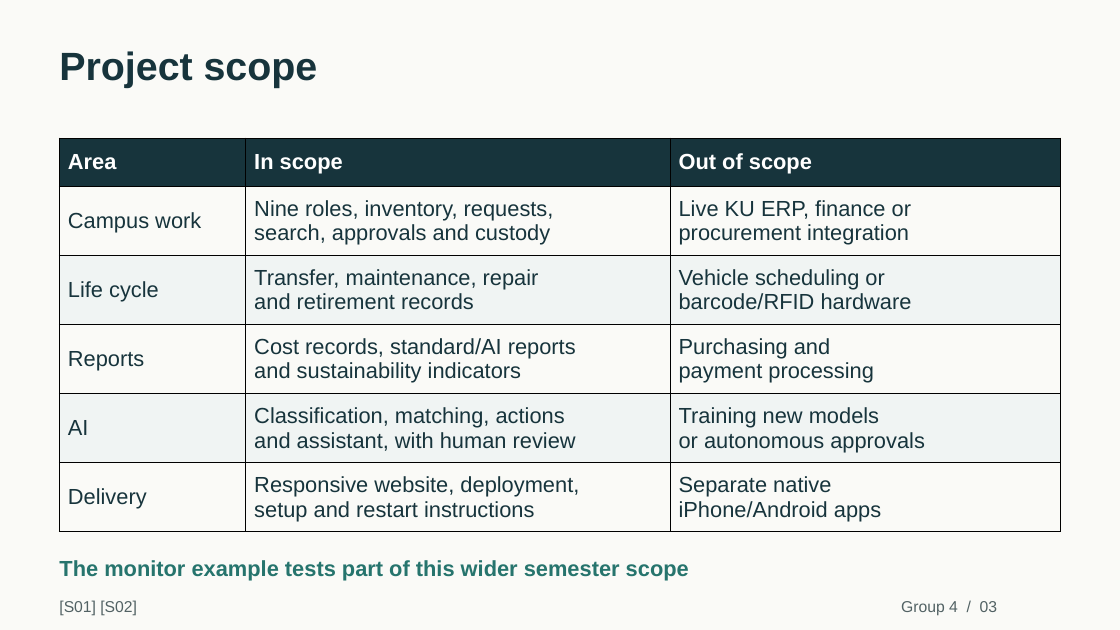
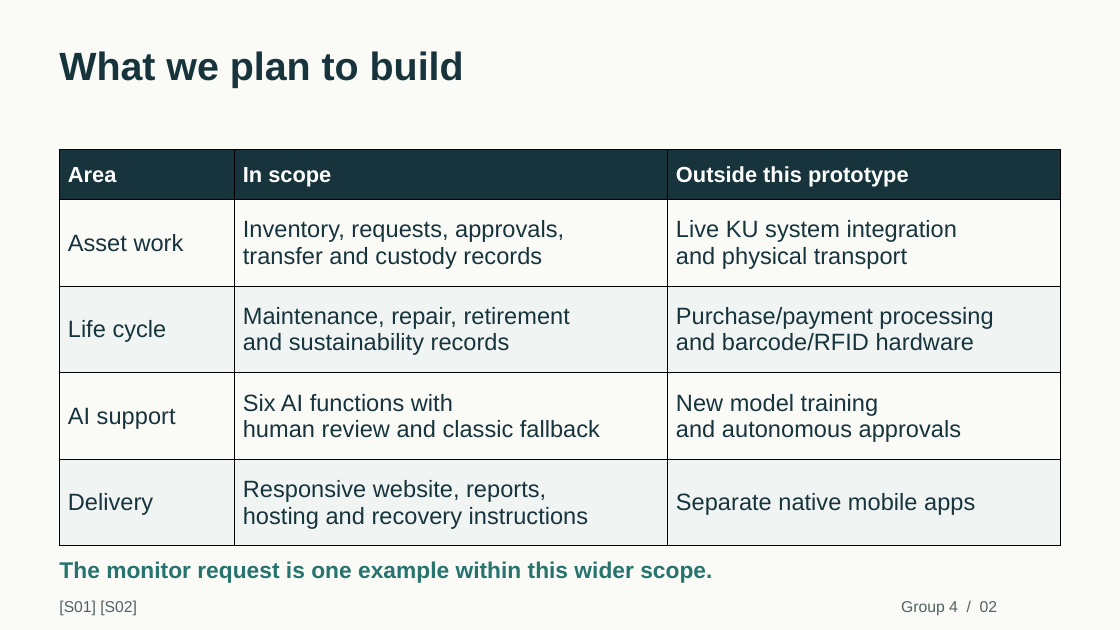
Before and after one commit to duqins/ITS, a slide deck: slide 2 of docs/phase2/final/Dawra_Campus_Phase2_Presentation.pptx (slide 3 before the commit). Drawn at 1120x630 pixels with LibreOffice and Linux fonts; fonts in the diff are those of the drawing. Boxes give left, top, right and bottom in pixels: in the first picture for what was removed or moved away, otherwise in the second. Text is boxed around its words. In the diff, an @@ line names an element or a change of style, - is before the commit and + after.

Commit message:
docs(phase2): shorten class presentation to 12 slides

```diff
--- a/docs/phase2/final/Dawra_Campus_Phase2_Presentation.pptx
+++ b/docs/phase2/final/Dawra_Campus_Phase2_Presentation.pptx
@@ text at box(59, 51, 464, 88): text changed @@
-Project scope
+What we plan to build
@@ table at box(60, 150, 1061, 546) @@
-row 1: Area | In scope | Out of scope
-row 2: Campus work | Nine roles, inventory, requests, / search, approvals and custody | Live KU ERP, finance or / procurement integration
-row 3: Life cycle | Transfer, maintenance, repair / and retirement records | Vehicle scheduling or / barcode/RFID hardware
-row 4: Reports | Cost records, standard/AI reports / and sustainability indicators | Purchasing and / payment processing
-row 5: AI | Classification, matching, actions / and assistant, with human review | Training new models / or autonomous approvals
-row 6: Delivery | Responsive website, deployment, / setup and restart instructions | Separate native / iPhone/Android apps
+row 1: Area | In scope | Outside this prototype
+row 2: Asset work | Inventory, requests, approvals, / transfer and custody records | Live KU system integration / and physical transport
+row 3: Life cycle | Maintenance, repair, retirement / and sustainability records | Purchase/payment processing / and barcode/RFID hardware
+row 4: AI support | Six AI functions with / human review and classic fallback | New model training / and autonomous approvals
+row 5: Delivery | Responsive website, reports, / hosting and recovery instructions | Separate native mobile apps
@@ table: place and size @@
-table at box(60, 139, 1061, 533)
+table at box(60, 150, 1061, 546)
@@ text at box(59, 561, 712, 583): text changed; size 18.8 to 19.5 pt @@
-The monitor example tests part of this wider semester scope
+The monitor request is one example within this wider scope.
@@ text at box(901, 601, 997, 616): text changed @@
-Group 4 / 03
+Group 4 / 02
```
Also in this commit, not shown: 3 other slides changed, 8 slides added, 48 slides removed, 3 other files.
